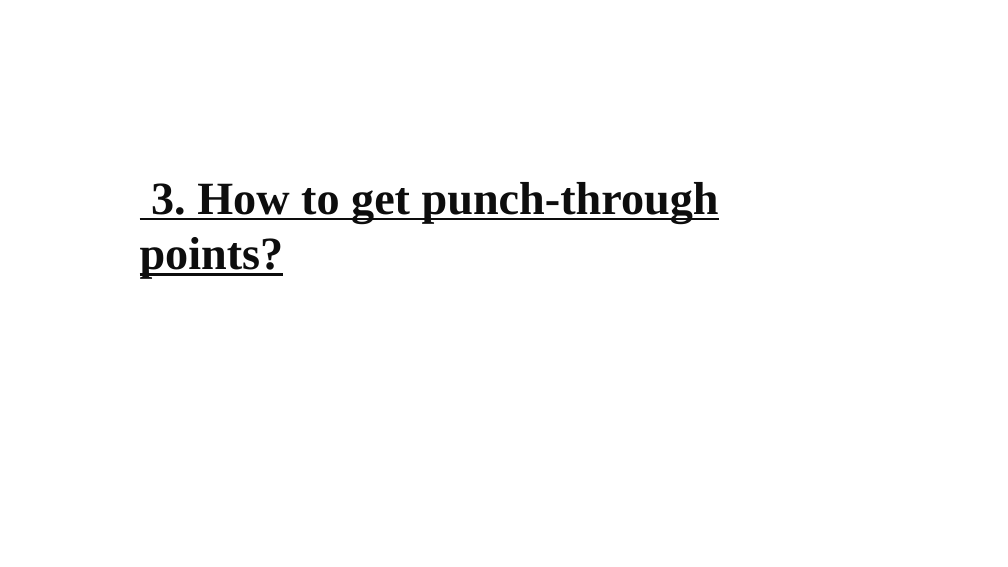
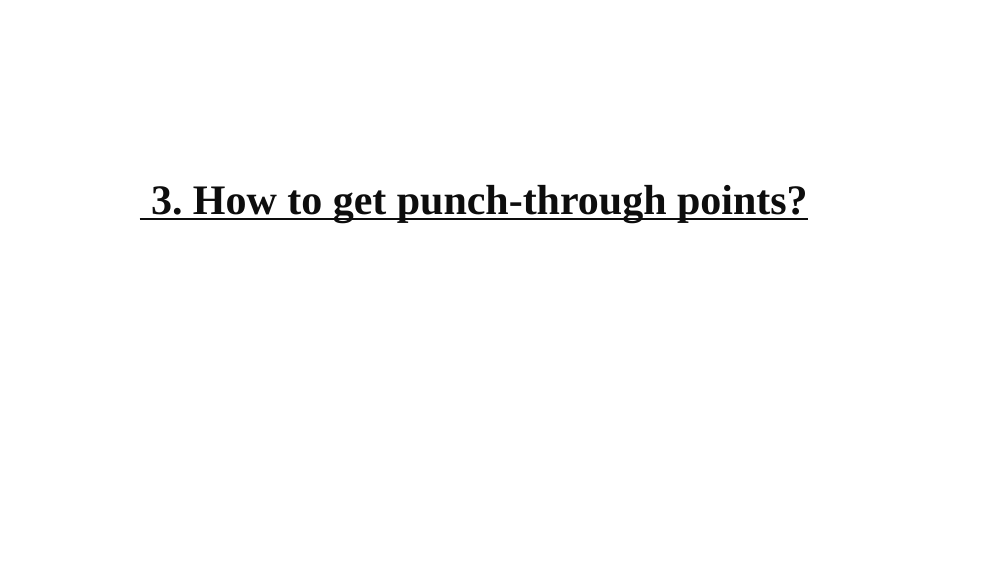
Before and after one commit to gfh16/StudyNotes, a slide deck: slide 29 of 2018Oct-Tutorial_HiRACsICalibrations.pptx. Drawn at 1008x567 pixels with LibreOffice and Linux fonts; fonts in the diff are those of the drawing. Boxes give left, top, right and bottom in pixels: in the first picture for what was removed or moved away, otherwise in the second. Text is boxed around its words. In the diff, an @@ line names an element or a change of style, - is before the commit and + after.

```diff
--- a/2018Oct-Tutorial_HiRACsICalibrations.pptx
+++ b/2018Oct-Tutorial_HiRACsICalibrations.pptx
@@ text "3. How to get punch-through ..." at <box>151,185,808,222</box>: size 44 to 40 pt @@
```
Also in this commit, not shown: 3 other slides changed, 1 slide removed, 2 other files.
